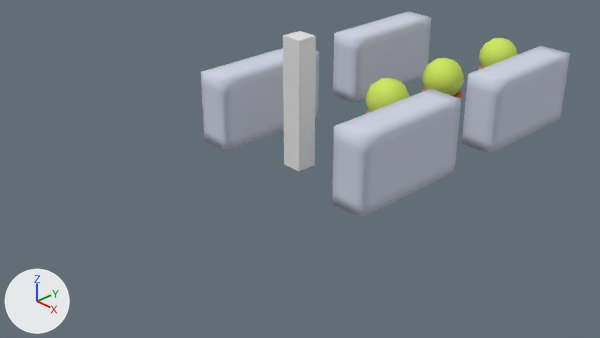
An edit to the Blender file resources/world.blend, drawn before and after from the same camera.
Both versions are drawn from the file's camera 'Camera'. Every picture has the same lights, and +X, +Y and +Z are marked at lower left.
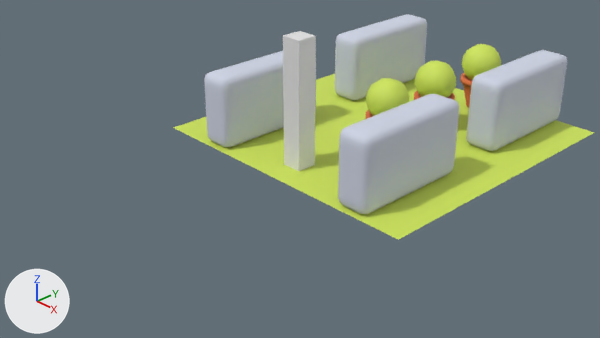
Where the change shows, as pixel boxes (x1, y1, x2, y2) in the pictures (600 x 338 px):
'Cube.001', moved, modifiers changed
    before: (332, 89, 461, 219)
    after: (335, 14, 427, 100)
'Cube.004', moved
    before: (333, 11, 431, 103)
    after: (338, 94, 459, 214)
'Plane', added (green)
    after: (173, 74, 594, 240)
'Cube.003', moved, modifiers changed
    before: (462, 46, 570, 154)
    after: (466, 50, 567, 151)
'Cube.002', modifiers changed (8% shorter)
    before: (201, 48, 319, 152)
    after: (204, 51, 316, 147)
'Icosphere.001', moved
    before: (422, 58, 464, 96)
    after: (414, 61, 456, 97)
'Icosphere.002', moved
    before: (479, 38, 518, 68)
    after: (462, 44, 501, 81)
'Cylinder.002', moved (not visible before)
    after: (460, 73, 472, 108)

The change, as a diff of the scene's bpy script:
```diff
--- a/resources/world.blend.py
+++ b/resources/world.blend.py
@@ me_plane @@
+me_plane.from_pydata(...)  # 729 vertices, 676 faces; spans x -0.77..0.77, y -0.77..0.77, z 0.0
+me_plane.polygons.foreach_set('use_smooth', [True] * 676)
+me_plane.materials.append(mat_material_001)  # green #d1e75a
@@ ob_cube_001 @@
 ob_cube_001 = bpy.data.objects.new('Cube.001', me_cube_002)
-ob_cube_001.location = (1.33, 0.44, -0.06)
+ob_cube_001.location = (-1.24, 3.03, -0.06)
 ob_cube_001.rotation_euler = (0.0, 0.0, 3.142)  # degrees (0, 0, 180)
+_m = ob_cube_001.modifiers.new('Subdivision', 'SUBSURF')
+_m.render_levels = 1
@@ ob_cube_002 @@
 ob_cube_002.rotation_euler = (0.0, 0.0, 3.142)  # degrees (0, 0, 180)
+_m = ob_cube_002.modifiers.new('Subdivision', 'SUBSURF')
+_m.render_levels = 1
@@ ob_cube_003 @@
 ob_cube_003 = bpy.data.objects.new('Cube.003', me_cube_004)
-ob_cube_003.location = (1.33, 3.05, -0.06)
+ob_cube_003.location = (1.37, 3.03, -0.06)
 ob_cube_003.rotation_euler = (0.0, 0.0, 3.142)  # degrees (0, 0, 180)
+_m = ob_cube_003.modifiers.new('Subdivision', 'SUBSURF')
+_m.render_levels = 1
@@ ob_cube_004 @@
 ob_cube_004 = bpy.data.objects.new('Cube.004', me_cube_005)
-ob_cube_004.location = (-1.24, 3.05, -0.06)
+ob_cube_004.location = (1.37, 0.44, -0.06)
 ob_cube_004.rotation_euler = (0.0, 0.0, 3.142)  # degrees (0, 0, 180)
@@ ob_icosphere_001 @@
 ob_icosphere_001 = bpy.data.objects.new('Icosphere.001', me_icosphere_002)
-ob_icosphere_001.location = (0.41, 2.51, 0.71)
+ob_icosphere_001.location = (0.41, 2.33, 0.71)
 ob_icosphere_001.rotation_euler = (0.0, 0.0, 3.142)  # degrees (0, 0, 180)
@@ ob_cylinder_002 @@
 ob_cylinder_002 = bpy.data.objects.new('Cylinder.002', me_cylinder_002)
-ob_cylinder_002.location = (0.41, 3.91, 0.27)
+ob_cylinder_002.location = (0.41, 3.46, 0.27)
 ob_cylinder_002.rotation_euler = (0.0, 0.0, 3.142)  # degrees (0, 0, 180)
@@ ob_icosphere_002 @@
 ob_icosphere_002 = bpy.data.objects.new('Icosphere.002', me_icosphere_003)
-ob_icosphere_002.location = (0.41, 3.91, 0.71)
+ob_icosphere_002.location = (0.41, 3.46, 0.71)
 ob_icosphere_002.rotation_euler = (0.0, 0.0, 3.142)  # degrees (0, 0, 180)
@@ ob_plane @@
+ob_plane = bpy.data.objects.new('Plane', me_plane)
+ob_plane.location = (0.0, 1.68, 0.0)
+ob_plane.scale = (2.84, 2.84, 2.84)
```
